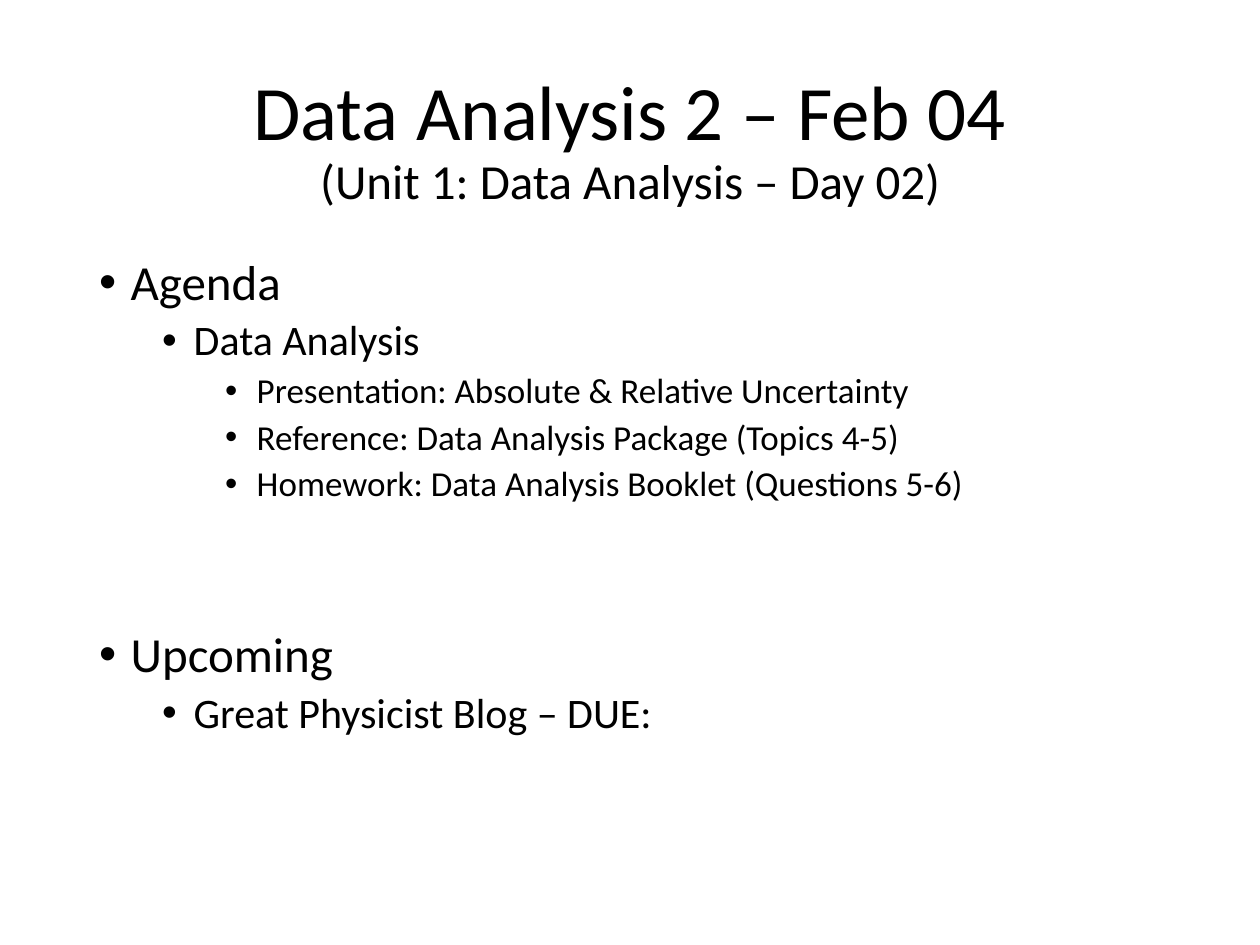
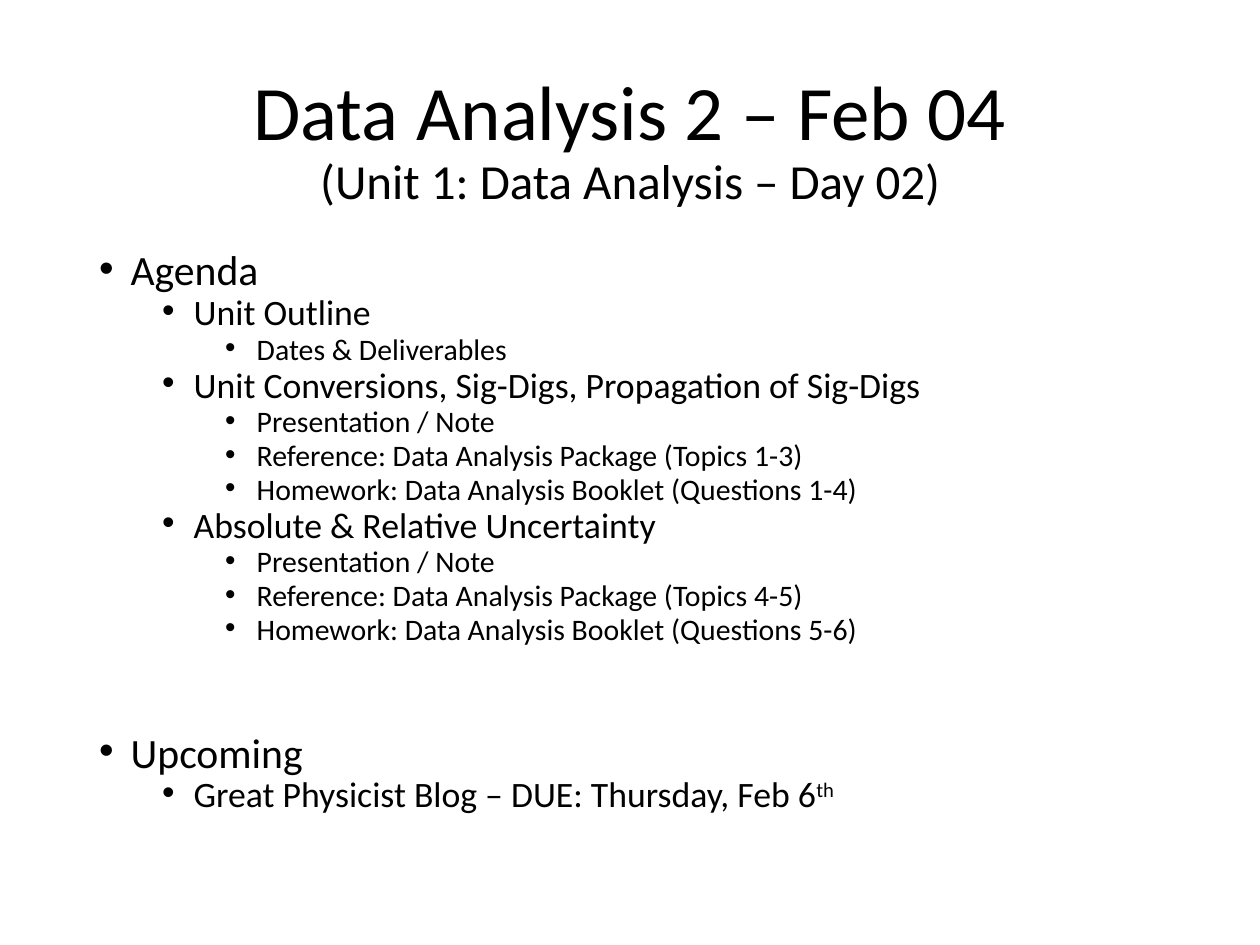
Before and after one commit to Greg5519/SPH4U0, a slide deck: slide 2 of Daily Agendas/Day1.2 Data Analysis2.pptx. Drawn at 1260x945 pixels with LibreOffice and Linux fonts; fonts in the diff are those of the drawing. Boxes give left, top, right and bottom in pixels: in the first picture for what was removed or moved away, otherwise in the second. Text is boxed around its words. In the diff, an @@ line names an element or a change of style, - is before the commit and + after.

```diff
--- a/Daily Agendas/Day1.2 Data Analysis2.pptx
+++ b/Daily Agendas/Day1.2 Data Analysis2.pptx
@@ text at (x1=131, y1=256, x2=856, y2=775): size 28 to 23.8 pt in "Agenda", "Upcoming"; size 20 to 17 pt in "Reference: Data Analysis Package (Topics 4-5)", "Homework: Data Analysis Booklet (Questions 5-6)"; line spacing 0.9 to 0.7 @@
@@ text at (x1=194, y1=300, x2=920, y2=573): text changed; size 20 to 17 pt @@
-  • Data Analysis
-    • Presentation: Absolute & Relative Uncertainty
+  • Unit Outline
+    • Dates & Deliverables
+  • Unit Conversions, Sig-Digs, Propagation of Sig-Digs
+    • Presentation / Note
+    • Reference: Data Analysis Package (Topics 1-3)
+    • Homework: Data Analysis Booklet (Questions 1-4)
+  • Absolute & Relative Uncertainty
+    • Presentation / Note
@@ text at (x1=194, y1=782, x2=789, y2=813): text changed; size 24 to 20.4 pt @@
-  • Great Physicist Blog – DUE:
+  • Great Physicist Blog – DUE: Thursday, Feb 6th
```
Also in this commit, not shown: 1 other file.
